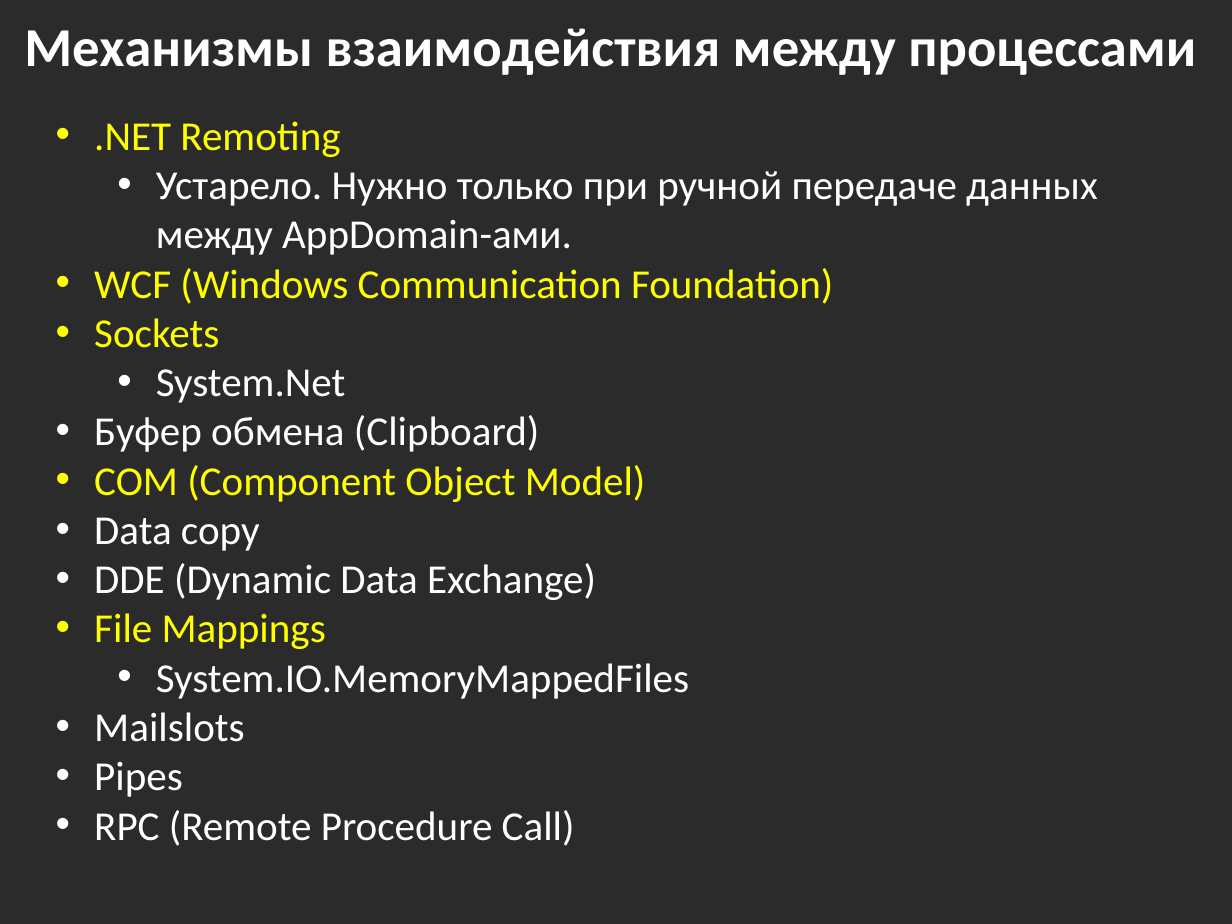
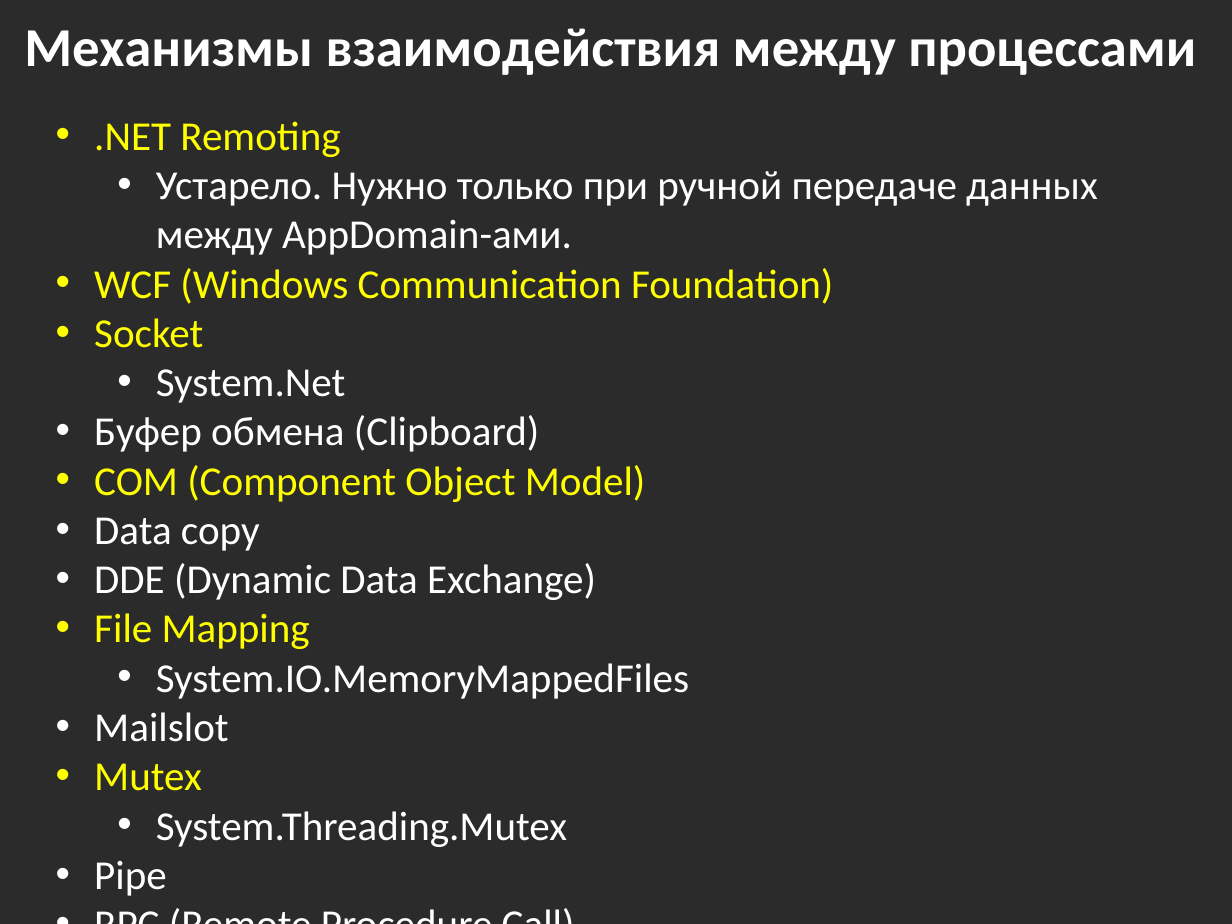
Before and after one commit to bazile/Training, a slide deck: slide 31 of Presentation/lesson-08-multithreading.pptx. Drawn at 1232x924 pixels with LibreOffice and Linux fonts; fonts in the diff are those of the drawing; background and template pictures are left out; a plain dark background stands for a picture behind light text. Boxes give left, top, right and bottom in pixels: in the first picture for what was removed or moved away, otherwise in the second. Text is boxed around its words. In the diff, an @@ line names an element or a change of style, - is before the commit and + after.

Commit message:
Added Mutex example

```diff
--- a/Presentation/lesson-08-multithreading.pptx
+++ b/Presentation/lesson-08-multithreading.pptx
@@ text at box(94, 318, 203, 348): text changed @@
-• Sockets
+• Socket
@@ text at box(94, 613, 310, 649): text changed @@
-• File Mappings
+• File Mapping
@@ text at box(94, 712, 567, 896): text changed @@
-• Mailslots
-• Pipes
+• Mailslot
+• Mutex
+  • System.Threading.Mutex
+• Pipe
```
Also in this commit, not shown: 15 other files.
